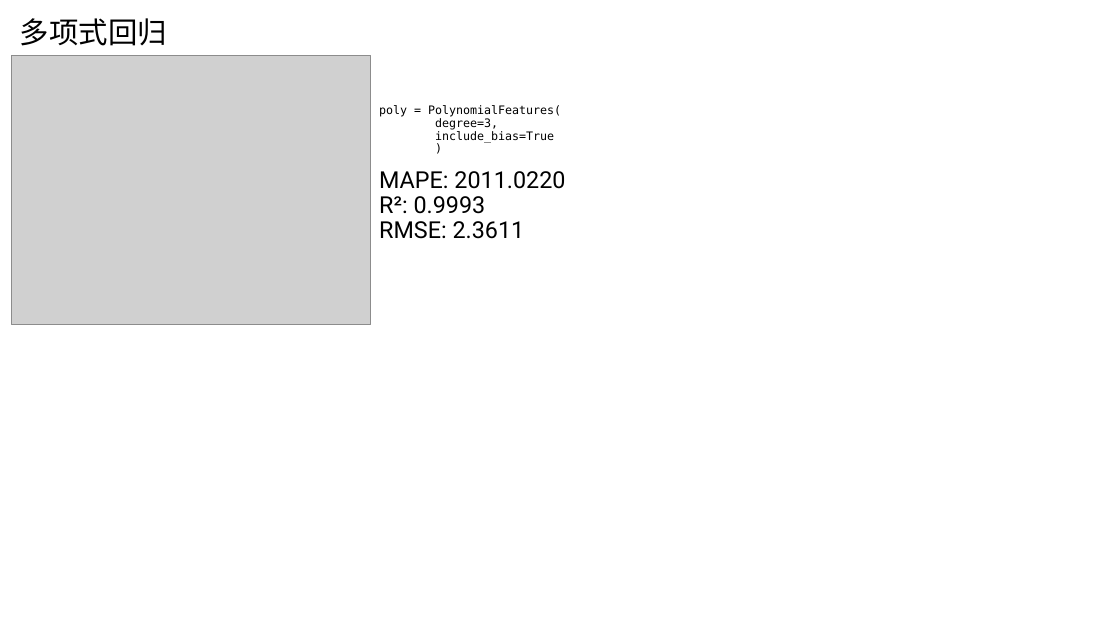
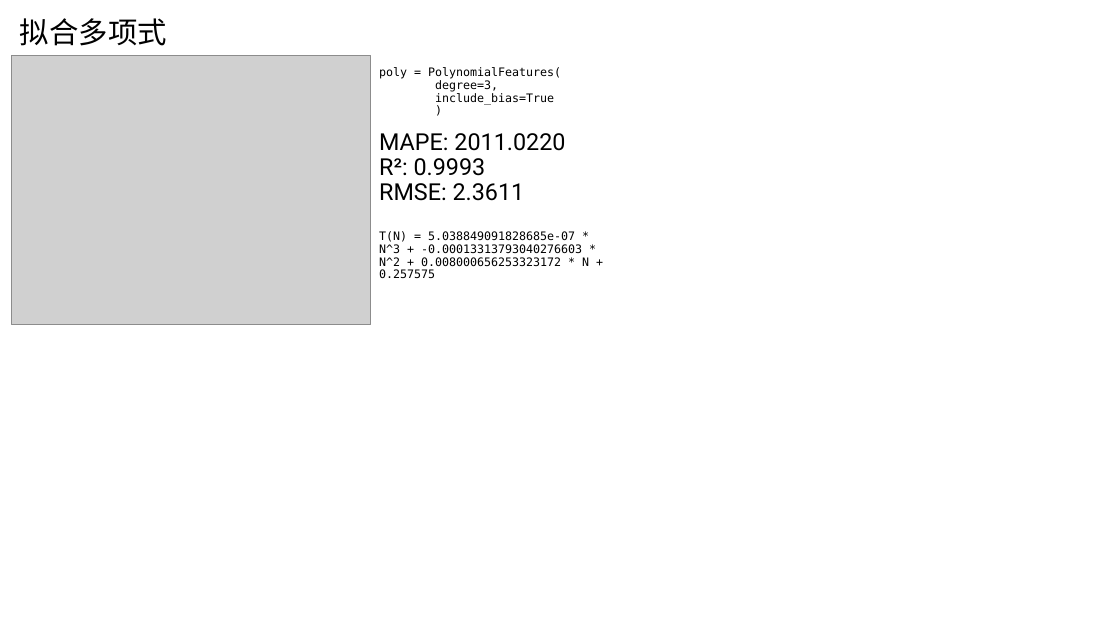
Before and after one commit to AE-26710/Time-Prediction, a slide deck: slide 11 of R5.pptx (slide 7 before the commit). Drawn at 1120x630 pixels with LibreOffice and Linux fonts; fonts in the diff are those of the drawing; grey boxes stand for pictures. Boxes give left, top, right and bottom in pixels: in the first picture for what was removed or moved away, otherwise in the second. Text is boxed around its words. In the diff, an @@ line names an element or a change of style, - is before the commit and + after.

```diff
--- a/R5.pptx
+++ b/R5.pptx
@@ title at [20,18,167,46]: text changed @@
-多项式回归
+拟合多项式
@@ text at [379,231,589,278]: paragraph added @@
+T(N) = 5.038849091828685e-07 * N^3 + -0.00013313793040276603 * N^2 + 0.008000656253323172 * N + 0.257575
```
Also in this commit, not shown: 8 other slides changed, 7 slides added, 12 other files.
